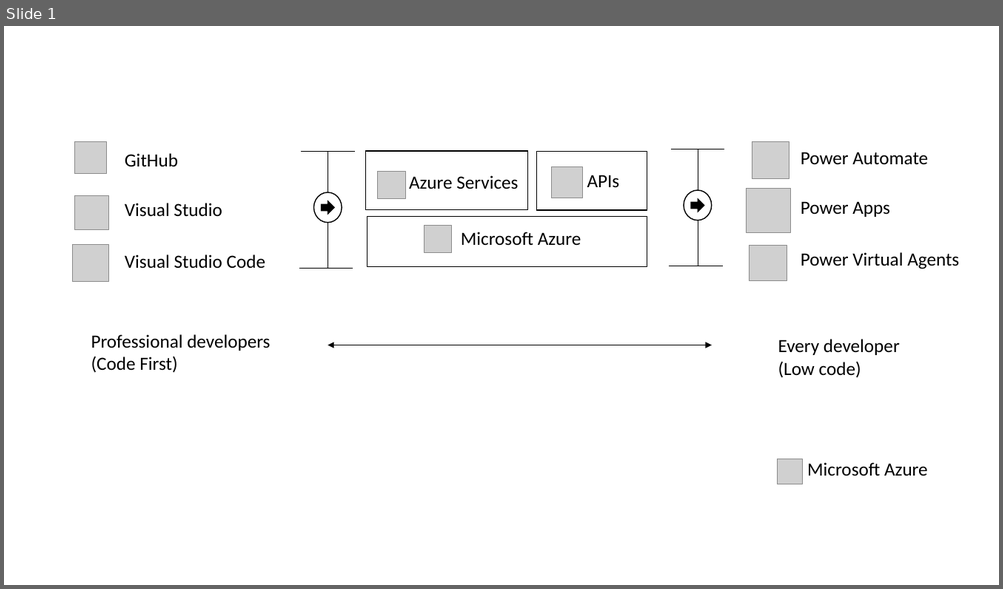
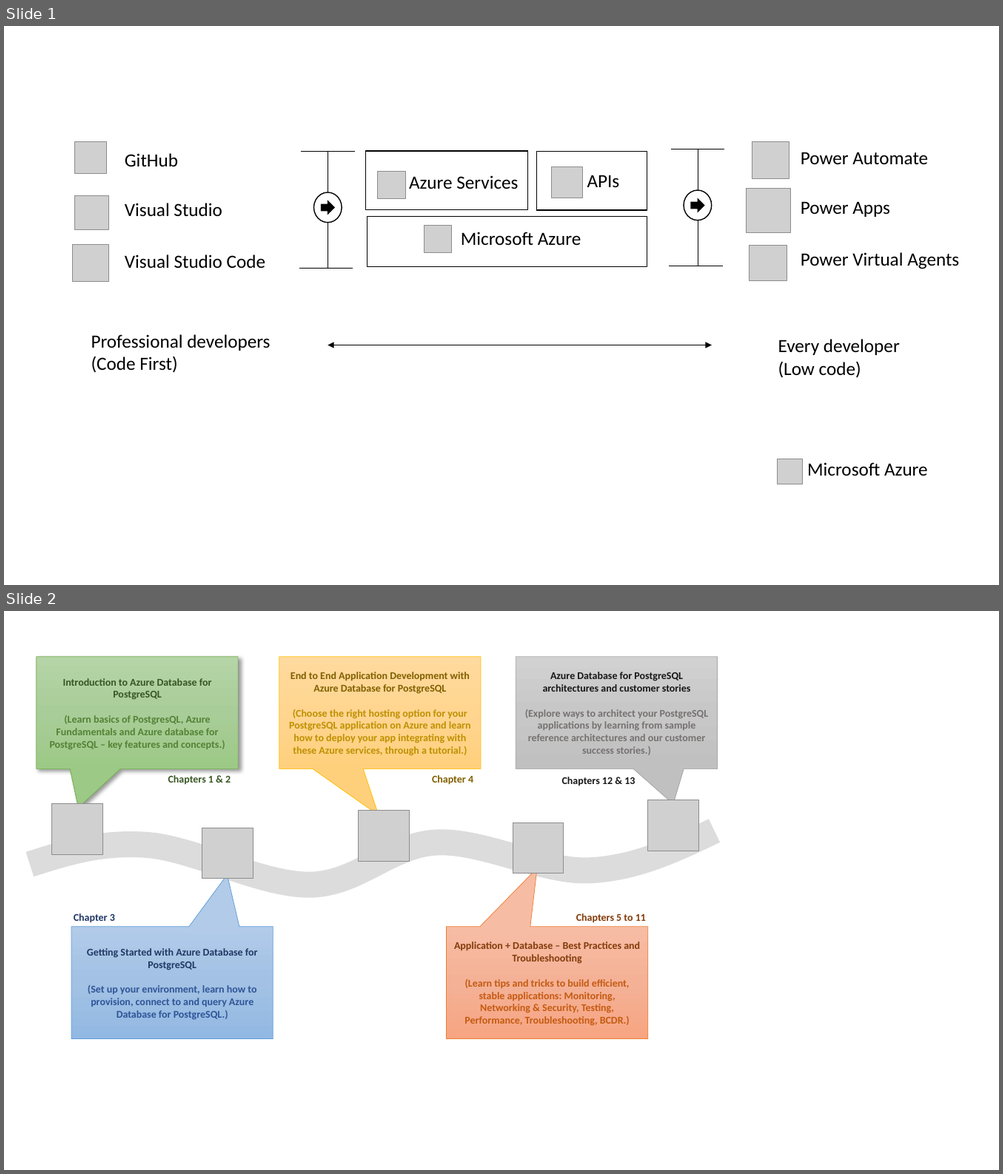
Before and after one commit to solliancenet/microsoft-postgresql-developer-guide, a slide deck: resources/diagrams.pptx. Shown one above the other, each under a label of ours: slide 1 before the commit, slides 1 and 2 after it. The pictures are 1003x589 and 1003x1174 pixels, drawn with LibreOffice and Linux fonts; fonts in the diff are those of the drawing; grey boxes stand for pictures. Boxes give left, top, right and bottom in pixels: in the first picture for what was removed or moved away, otherwise in the second. Text is boxed around its words. In the diff, an @@ line names an element or a change of style, - is before the commit and + after.

```diff
--- a/resources/diagrams.pptx
+++ b/resources/diagrams.pptx
@@ slide 2 added at <box>4,611,999,1170</box>, background #FFFFFF @@
@@ speech box added at <box>37,657,239,769</box>, fill gradient #B5D5A7 to #AACE9A to #9CC987, outline #70AD47 0.5 pt, 10 pt, text #548235, bold @@
+Introduction to Azure Database for PostgreSQL
+(Learn basics of PostgresQL, Azure Fundamentals and Azure database for PostgreSQL – key features and concepts.)
@@ speech box added at <box>279,657,481,769</box>, fill gradient #FFDB9E to #FFD590 to #FFD07C, outline #FFC000 0.5 pt, 10 pt, text #BF9000, bold @@
+End to End Application Development with Azure Database for PostgreSQL
+(Choose the right hosting option for your PostgreSQL application on Azure and learn how to deploy your app integrating with these Azure services, through a tutorial.)
@@ speech box added at <box>516,657,717,769</box>, fill gradient #D2D2D2 to #C8C8C8 to #C0C0C0, outline #A5A5A5 0.5 pt, 10 pt, text #767171, bold @@
+Azure Database for PostgreSQL architectures and customer stories
+(Explore ways to architect your PostgreSQL applications by learning from sample reference architectures and our customer success stories.)
@@ text added at <box>168,775,230,784</box>, 10 pt, text #385723, bold @@
+Chapters 1 & 2
@@ text added at <box>432,775,473,785</box>, 10 pt, text #806000, bold @@
+Chapter 4
@@ text added at <box>562,777,634,786</box>, 10 pt, text #181717, bold @@
+Chapters 12 & 13
@@ picture added at <box>52,803,102,854</box> @@
@@ picture added at <box>648,800,699,851</box> @@
@@ freeform shape added at <box>30,831,714,886</box>, outline #D9D9D9 25 pt @@
@@ picture added at <box>202,828,253,879</box> @@
@@ picture added at <box>358,811,409,862</box> @@
@@ picture added at <box>513,823,563,874</box> @@
@@ text added at <box>74,914,115,923</box>, 10 pt, text #203864, bold @@
+Chapter 3
@@ text added at <box>576,914,646,923</box>, 10 pt, text #843C0B, bold @@
+Chapters 5 to 11
@@ speech box added at <box>71,926,273,1039</box>, fill gradient #B1CBE9 to #A3C1E5 to #93B9E4, outline #5B9BD5 0.5 pt, 10 pt, text #2F5597, bold @@
+Getting Started with Azure Database for PostgreSQL
+(Set up your environment, learn how to provision, connect to and query Azure Database for PostgreSQL.)
@@ speech box added at <box>447,926,648,1039</box>, fill gradient #F7BDA5 to #F5B196 to #F8A582, outline #ED7D31 0.5 pt, 10 pt, text #C55A11, bold @@
+Application + Database – Best Practices and Troubleshooting
+(Learn tips and tricks to build efficient, stable applications: Monitoring, Networking & Security, Testing, Performance, Troubleshooting, BCDR.)
```
Also in this commit, not shown: 1 other file.
